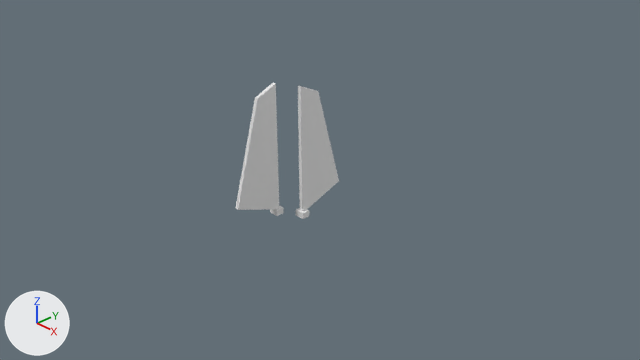
One commit to the Blender file Utils/Modelos/monumento pracinha.blend: the scene before it, then after it.
Camera for both pictures: the file's camera 'Camera'. The axes (+X, +Y, +Z) are drawn at lower left. The lights are the same throughout. The same objects are shown in both versions, whatever each file hides.
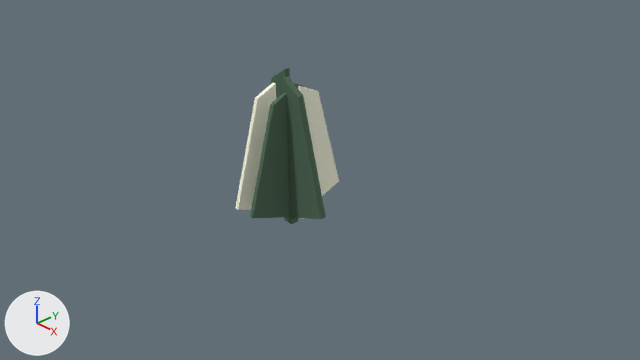
Changed parts and their boxes [x1, y1, x2, y2] in the pictures (640 x 360 px; the box of a moved part takes in the faces that stretch with it):
'Cube.001', reshaped, turned, rescaled
    before: [235, 83, 339, 219]
    after: [235, 68, 339, 224]
part 1 of me_cube_002, added (green)
    after: [250, 76, 326, 224]
part 2 of me_cube_002, added
    after: [271, 68, 302, 99]
part 3 of me_cube_002, added
    after: [298, 86, 339, 219]
part 4 of me_cube_002, deleted
    before: [296, 86, 339, 219]
part 5 of me_cube_002, moved or reshaped
    before: [235, 83, 284, 216]
    after: [235, 83, 276, 210]

The change in detail:
Material 'Verde' (mat_verde) is new.
Its base color is (0.0908, 0.156, 0.105) (dark green #556e5b).
Material 'Material' (mat_material) is new.
Its base color is (1.0, 1.0, 0.808) (white #ffffe8).
me_cube_002 is used by ob_cube_001; location (-0.1, -0.3, 0.36); rotation (0.0, 0.0, -3.142), in degrees (0, 0, -180); scale (1.02, 1.0, 1.0).
me_cube_002 had 48 vertices, 38 faces and spanned x -0.4..0.12, y -1.03..0.76, z -0.48..1.69.
me_cube_002 now has 90 vertices, 82 faces and spans x -0.78..1.07, y -0.76..1.03, z -0.48..1.86.
me_cube_002 part 1: a new loose piece of 27 vertices spanning x 0.23..1.07, y -0.76..0.09, z -0.48..1.86, in mat_verde (dark green #556e5b).
me_cube_002 part 2: a new loose piece of 27 vertices spanning x -0.78..0.05, y 0.18..1.03, z -0.48..1.86, in mat_verde (dark green #556e5b).
me_cube_002 part 3: a new loose piece of 18 vertices spanning x 0.23..0.41, y 0.18..1.03, z -0.48..1.69, in mat_material (white #ffffe8).
me_cube_002 part 4: the loose piece of 24 vertices spanning x -0.4..-0.23, y -1.03..-0.18, z -0.48..1.69 is deleted.
Part 5, on me_cube_002:
22 vertices are removed from x -0.05..0.12, y -0.09..0.76, z -0.48..1.69.
19 faces are deleted.
2 vertices move within x 0.0, y -0.05..0.05, z -0.38.
16 vertices are added at x -0.12..0.05, y -0.76..0.09, z -0.48..1.69.
15 new faces join them, mat_material (white #ffffe8).
me_cube_002 now uses material mat_material (white #ffffe8).
me_cube_002 now uses material mat_verde (dark green #556e5b).
Object 'Cube.001' (ob_cube_001) turns from (0, 0, -180) to (0, 0, 0) degrees about x, y and z.
Object 'Cube.001' (ob_cube_001) is rescaled from (1.02, 1.0, 1.0) to (1.0, 1.0, 1.0).
